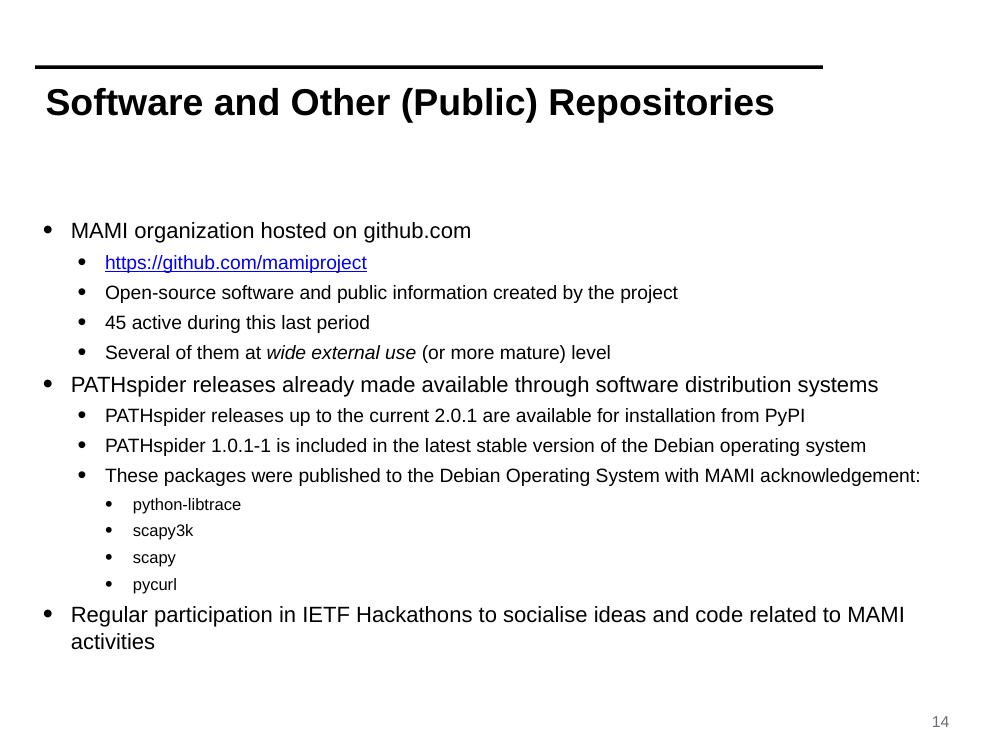
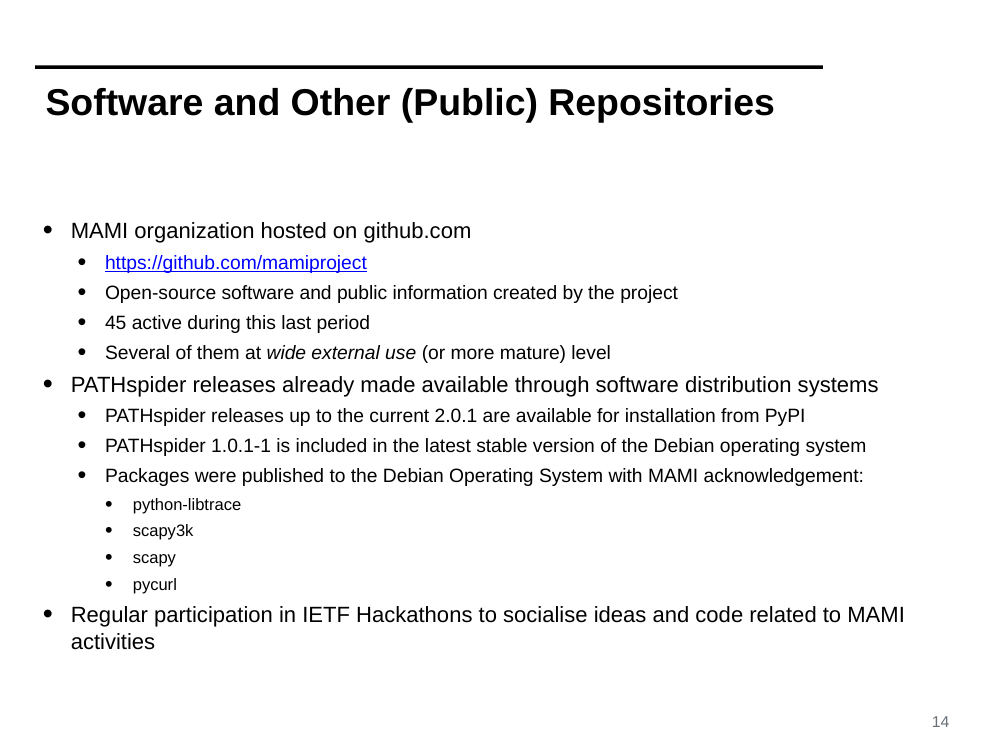
Before and after one commit to mami-project/roadshows, a slide deck: slide 14 of review3-brussels/WP4-ReviewFinal.pptx. Drawn at 1008x756 pixels with LibreOffice and Linux fonts; fonts in the diff are those of the drawing; background and template pictures are left out. Boxes give left, top, right and bottom in pixels: in the first picture for what was removed or moved away, otherwise in the second. Text is boxed around its words. In the diff, an @@ line names an element or a change of style, - is before the commit and + after.

Commit message:
wording edits by Mirja

```diff
--- a/review3-brussels/WP4-ReviewFinal.pptx
+++ b/review3-brussels/WP4-ReviewFinal.pptx
@@ text at [105, 468, 864, 486]: text changed @@
-  • These packages were published to the Debian Operating System with MAMI acknowledgement:
+  • Packages were published to the Debian Operating System with MAMI acknowledgement:
```
Also in this commit, not shown: 9 other slides changed.
